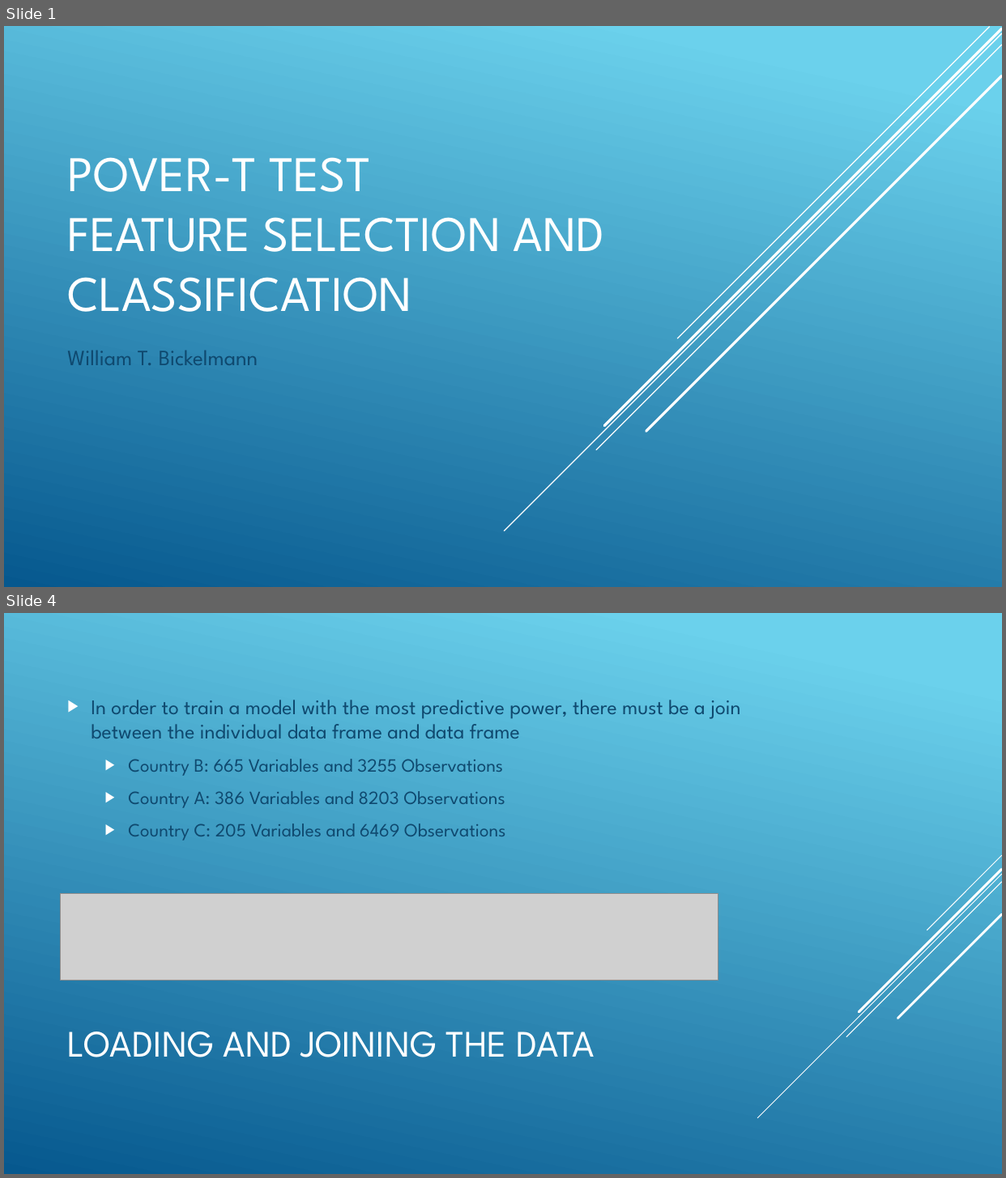
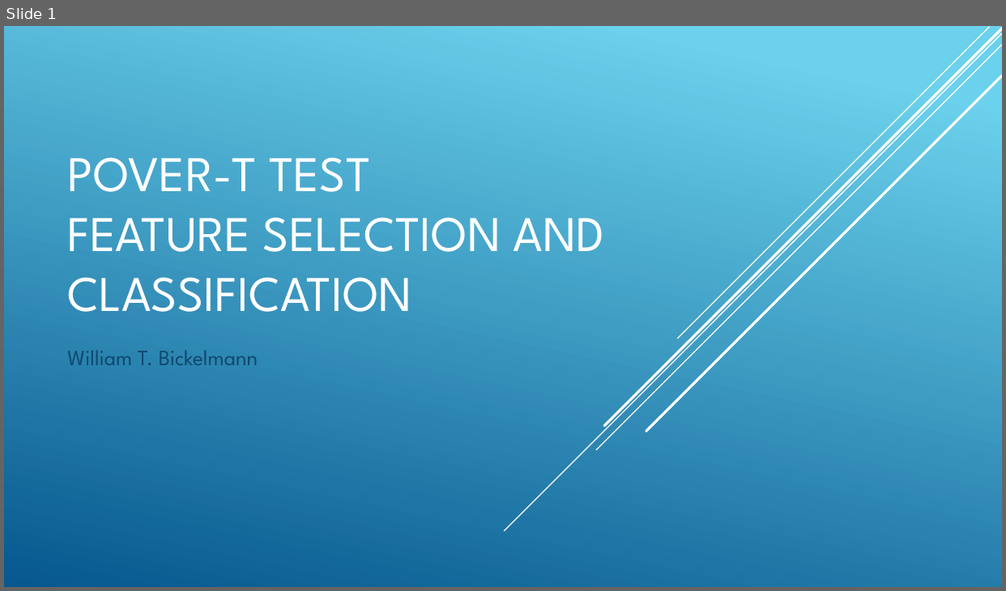
Before and after one commit to wbickelmann/MLProjects, a slide deck: PoveR-T Test_slides.pptx. Shown one above the other, each under a label of ours: slides 1 and 4 before the commit, slide 1 after it; the slides between them are not shown. The pictures are 1006x1178 and 1006x591 pixels, drawn with LibreOffice and Linux fonts; fonts in the diff are those of the drawing; grey boxes stand for pictures. Boxes give left, top, right and bottom in pixels: in the first picture for what was removed or moved away, otherwise in the second. Text is boxed around its words. In the diff, an @@ line names an element or a change of style, - is before the commit and + after.

```diff
--- a/PoveR-T Test_slides.pptx
+++ b/PoveR-T Test_slides.pptx
@@ slide 4 removed at box(4, 613, 1002, 1174), background gradient #6ED2EB to #06588E @@
@@ text removed at box(91, 700, 741, 841) @@
-▶ In order to train a model with the most predictive power, there must be a join between the individual data frame and data frame
-  ▶ Country B: 665 Variables and 3255 Observations
-  ▶ Country A: 386 Variables and 8203 Observations
-  ▶ Country C: 205 Variables and 6469 Observations
@@ picture removed at box(60, 894, 719, 981) @@
@@ group removed at box(758, 855, 1002, 1118): 5 lines @@
@@ title removed at box(67, 1032, 594, 1058) @@
-LOADING AND JOINING THE DATA
```
Also in this commit, not shown: 1 slide changed, 8 slides added, 7 other slides removed, 8 other files.
